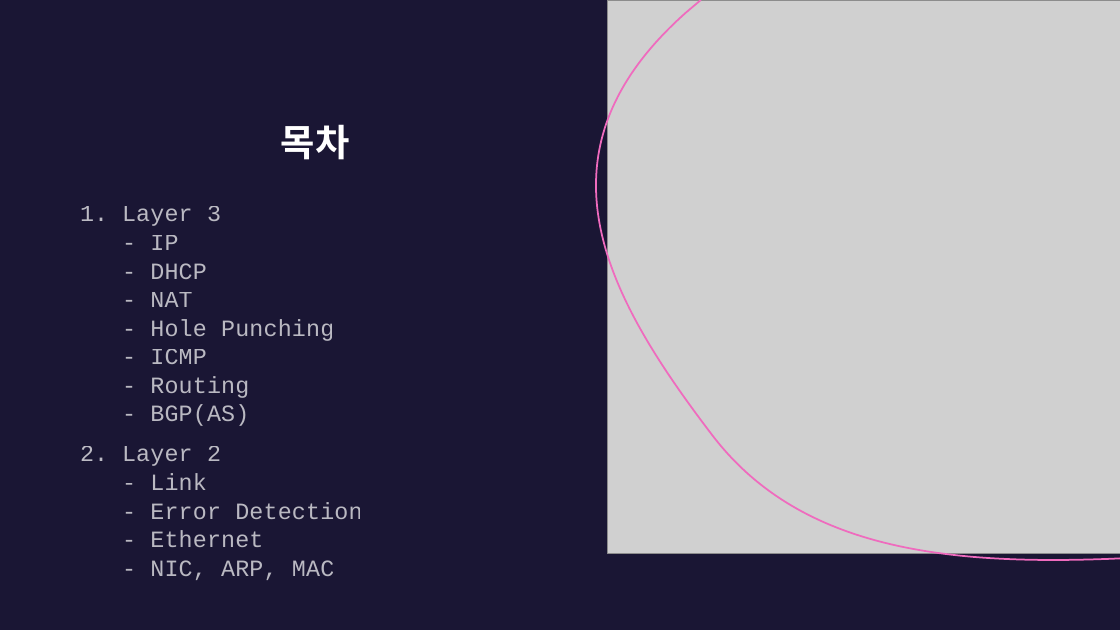
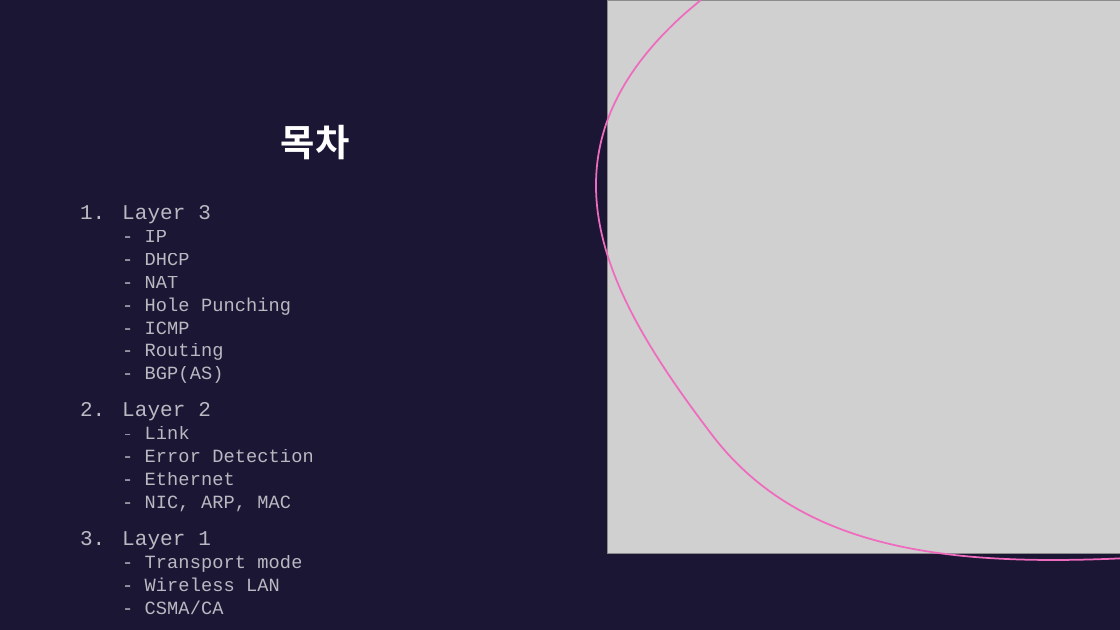
Before and after one commit to lumen4723/2024_network, a slide deck: slide 2 of 3.pptx. Drawn at 1120x630 pixels with LibreOffice and Linux fonts; fonts in the diff are those of the drawing; grey boxes stand for pictures. Boxes give left, top, right and bottom in pixels: in the first picture for what was removed or moved away, otherwise in the second. Text is boxed around its words. In the diff, an @@ line names an element or a change of style, - is before the commit and + after.

```diff
--- a/3.pptx
+++ b/3.pptx
@@ text at bbox=[122, 205, 313, 512]: size 20 to 18 pt in "Layer 3", "Layer 2"; size 20 to 16 pt in "- IP - DHCP - NAT - ...", "- Link - Error Detection - Ethernet ..." @@
@@ text at bbox=[122, 531, 302, 614]: paragraph added @@
+3. Layer 1
+   - Transport mode
+   - Wireless LAN
+   - CSMA/CA
```
Also in this commit, not shown: 4 slides added, 1 other file.
